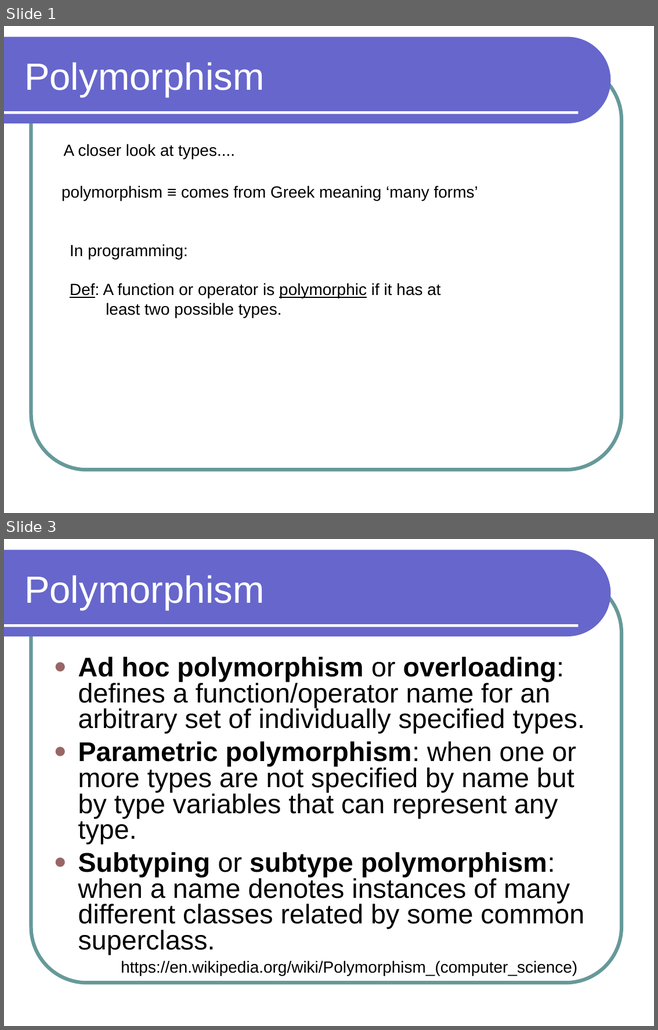
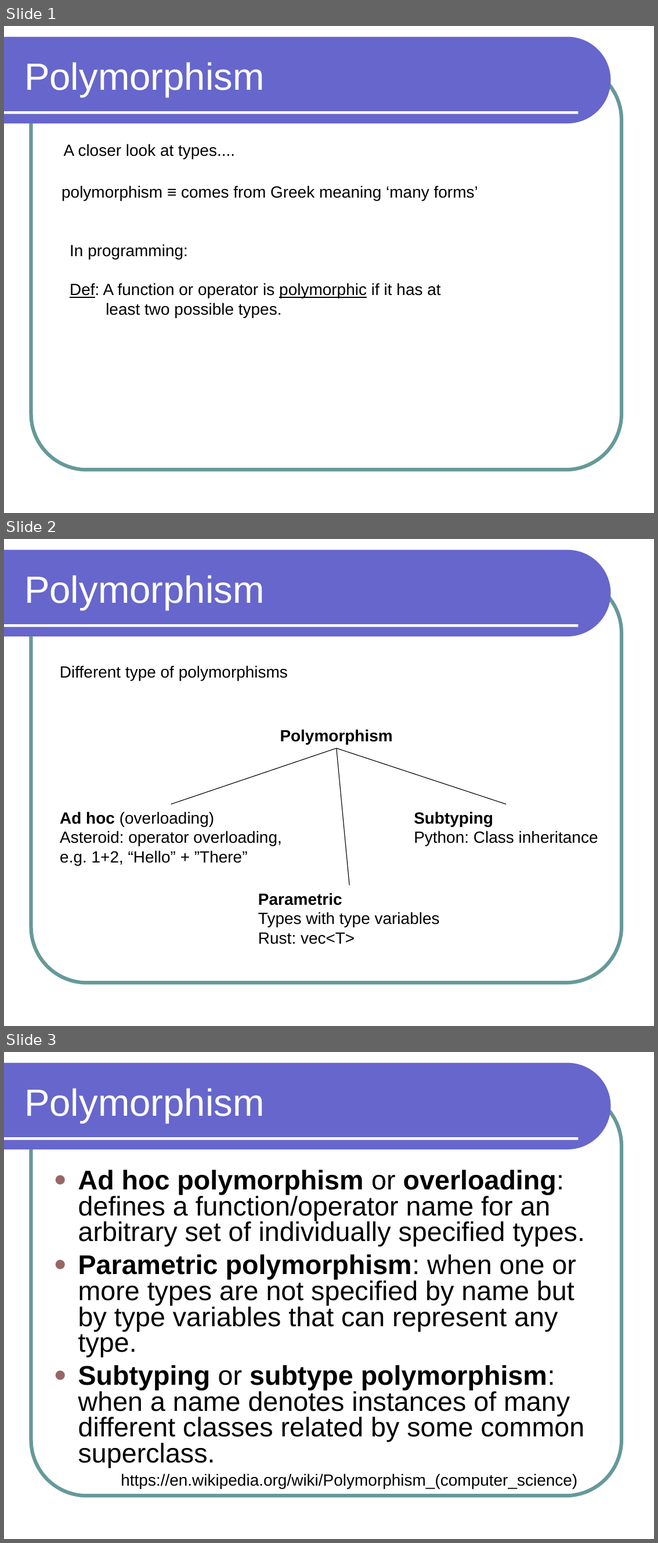
Before and after one commit to lutzhamel/CSC301, a slide deck: notes/csc301-ln019.ppt. Shown one above the other, each under a label of ours: slides 1 and 3 before the commit, slides 1, 2 and 3 after it; the slides between them are not shown. The pictures are 658x1030 and 658x1543 pixels, drawn with LibreOffice and Linux fonts; fonts in the diff are those of the drawing. Boxes give left, top, right and bottom in pixels: in the first picture for what was removed or moved away, otherwise in the second. Text is boxed around its words. In the diff, an @@ line names an element or a change of style, - is before the commit and + after.

```diff
--- a/notes/csc301-ln019.ppt
+++ b/notes/csc301-ln019.ppt
@@ slide 2 added at bbox=[4, 539, 654, 1026], background #FFFFFF; not listed: 3 template elements that a slide beside it also shows @@
@@ title added at bbox=[24, 575, 264, 610], 42 pt, text #FFFFFF @@
+Polymorphism
@@ text added at bbox=[60, 665, 288, 681], 18 pt, text #000000 @@
+Different type of polymorphisms
@@ text added at bbox=[280, 729, 393, 744], 18 pt, text #000000, bold @@
+Polymorphism
@@ line added from (336, 748) to (171, 804), #000000 0.74 pt @@
@@ line added from (336, 748) to (349, 885), #000000 0.74 pt @@
@@ line added from (336, 748) to (506, 804), #000000 0.74 pt @@
@@ text added at bbox=[60, 812, 281, 866], 18 pt, text #000000 @@
+Ad hoc (overloading)
+Asteroid: operator overloading,
+e.g. 1+2, “Hello” + ”There”
@@ text added at bbox=[413, 812, 598, 846], 18 pt, text #000000 @@
+Subtyping
+Python: Class inheritance
@@ text added at bbox=[258, 893, 440, 944], 18 pt, text #000000 @@
+Parametric
+Types with type variables
+Rust: vec<T>
```
Also in this commit, not shown: 1 slide changed, 1 other slide added, 3 slides removed, 2 other files.
